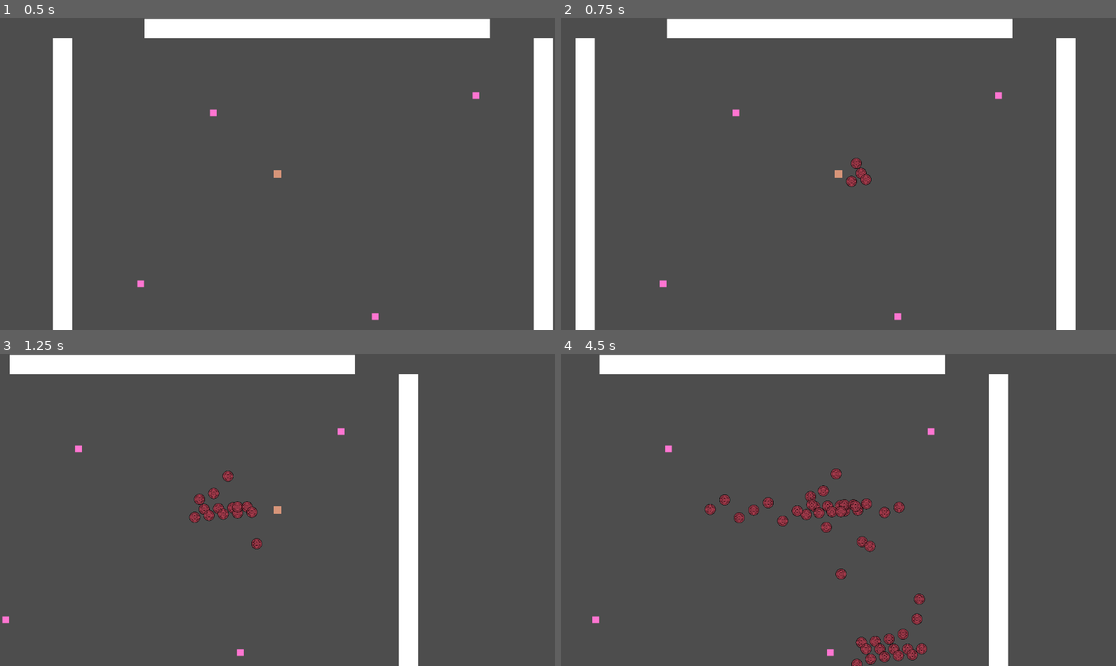
Above: before the commit, frames 1-4 (two rows, left to right).
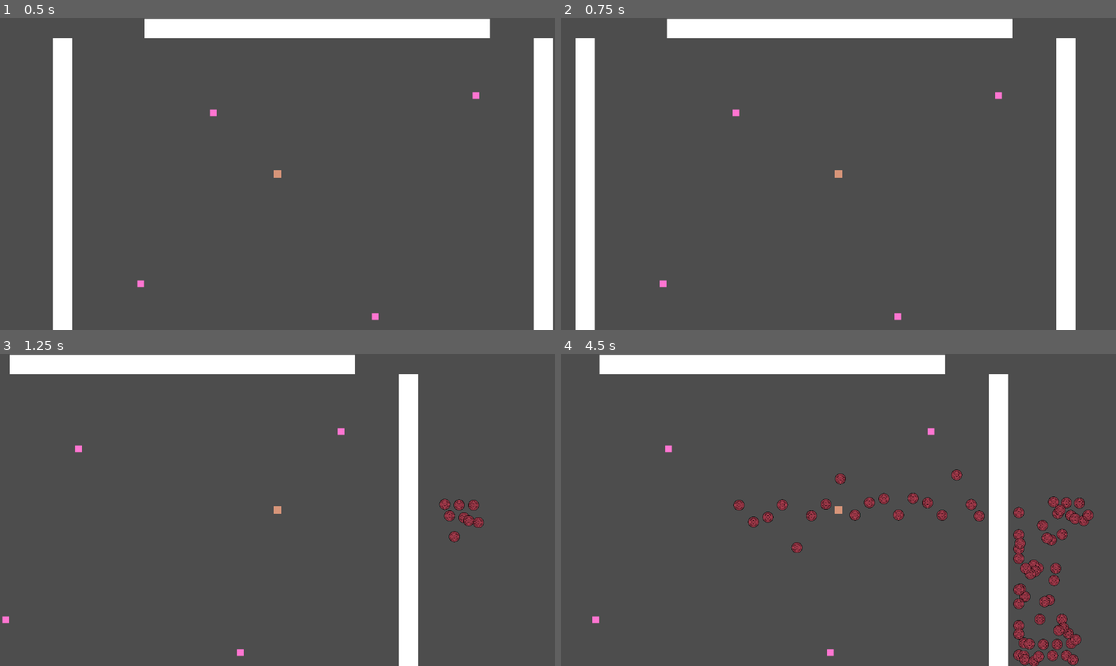
Above: after the commit, the same moments.

Repository: Simon014/PSLR2-Dungeon-Danmaku-Engine
Game: Godot game, scene res://RootScene.tscn
Two runs of this game, one before a commit and one after it. Both use one fixed random seed, a clock stepped at 60 frames per second and the inputs below.
Inputs (mouse positions are in pixels of both pictures, inside the frame that each line leads up to):
- Up to frame 1 (0.5 s): no input
- Up to frame 2 (0.75 s): tap Enter at 0.5 s; move the mouse to (960, 158) at 0.52 s; press the mouse at (960, 158) at 0.53 s; hold D (right) from 0.53 s (still down)
- Up to frame 3 (1.25 s): keep holding D (right); tap 1 (SPAttack1, bound only after the commit) at 0.8 s
- Up to frame 4 (4.5 s): move the mouse to (727, 525) at 1.27 s; release D (right) at 1.28 s; release the mouse at (727, 525) at 1.28 s; hold S (down) 1.28-2.03 s; tap 1 (SPAttack1, bound only after the commit) at 1.35, 2.3, 2.85, 3.8, 4.35 s; click (727, 525) at 1.55 s; move the mouse to (894, 441) at 2.02 s; press the mouse at (894, 441) at 2.03 s; hold D (right) 2.03-2.78 s; move the mouse to (810, 572) at 2.77 s; release the mouse at (810, 572) at 2.78 s; hold W (up) 2.78-3.53 s; click (810, 572) at 3.05 s; move the mouse to (1005, 556) at 3.52 s; press the mouse at (1005, 556) at 3.53 s; hold A (left) from 3.53 s (still down); move the mouse to (672, 463) at 4.27 s; release the mouse at (672, 463) at 4.28 s

Frame 1 is identical in both runs. In frame 2, 0.2% of the frame differs, in the area x 51-56%, y 44-55%; in frame 3, 1.1%; in frame 4, 5.4%, in the area x 25-96%, y 36-100%.

Commit message:
Cartesian plane attack iterator code done.

Diff:
--- /dev/null
+++ b/pslr-2-dungeon-danmaku-engine/DDEcore/core_attack_vars.gd
@@ -0,0 +1 @@
+extends Node
--- a/pslr-2-dungeon-danmaku-engine/Entities/player/PlayerController.gd
+++ b/pslr-2-dungeon-danmaku-engine/Entities/player/PlayerController.gd
@@ -4,10 +4,20 @@
 
 #attack iterating stats. saved locally.
 var AttackIterating = 0 #0 : no attack being iterated through. x : x attack being iterated through.
-var AttackCounter = -10
-var TimeSinceLastAttack = 0
+var AttackCounter = 0
+var TotalBullets = 10
+
+func attackIterate():
+	AttackIterating = 1
+	TotalBullets = 100
+	AttackCounter = 0
+	pass
 
 func attack():
+	if AttackIterating != 0:
+		if AttackCounter == TotalBullets:
+			AttackIterating = 0
+			return
 	var bullet = load("res://Entities/bullets/split/Bullet.tscn").instantiate()
 	bullet.position = position
 	bullet.TTL = 5
@@ -24,7 +34,7 @@
 	splitter.direction = Vector2.DOWN
 	bullet.splitinto = splitter
 	bullet.direction = position.direction_to(get_global_mouse_position())
-	attackhandler.CSAttackIterate(self,position,bullet,AttackCounter,func(x): return 1/pow(x,1/2) * 1/tan(x),10)
+	attackhandler.CSAttackIterate(self,position,bullet,AttackCounter - TotalBullets/2,func(x): return 1/pow(x,1/2) * 1/cos(2*x),10)
 	AttackCounter += 1
 	pass
 
@@ -32,6 +42,12 @@
 	velocity = Input.get_vector("left", "right","up","down") * corePlayerVars.speed
 	if (Input.is_action_pressed("slowdown")):
 		velocity = velocity / 3
+
+	if (Input.is_action_just_pressed("SPAttack1")):
+		if AttackIterating == 1:
+			pass
+		else:
+			attackIterate()
 	pass
 
 func _process(delta: float) -> void:
@@ -40,6 +56,6 @@
 
 
 func _on_atkcd_timeout() -> void:
-	if (Input.is_action_pressed("shoot normal")):
+	if AttackIterating != 0:
 		attack()
 	pass # Replace with function body.
--- a/pslr-2-dungeon-danmaku-engine/project.godot
+++ b/pslr-2-dungeon-danmaku-engine/project.godot
@@ -21,6 +21,7 @@
 corePartnerVars="*uid://dp50cooxrwpwk"
 coreGlobalConst="*uid://bdid8w2v6cxpw"
 coreDungeonEngine="*uid://bl2u32drdwx1y"
+coreAttackVars="*uid://dgfya0h7mi8n1"
 
 [input]
 
@@ -54,6 +55,11 @@
 "events": [Object(InputEventKey,"resource_local_to_scene":false,"resource_name":"","device":-1,"window_id":0,"alt_press …(195 unchanged characters)…
 ]
 }
+SPAttack1={
+"deadzone": 0.2,
+"events": [Object(InputEventKey,"resource_local_to_scene":false,"resource_name":"","device":-1,"window_id":0,"alt_pressed":false,"shift_pressed":false,"ctrl_pressed":false,"meta_pressed":false,"pressed":false,"keycode":0,"physical_keycode":49,"key_label":0,"unicode":49,"location":0,"echo":false,"script":null)
+]
+}
 
 [physics]
 
Not shown, added: pslr-2-dungeon-danmaku-engine/DDEcore/core_attack_vars.gd.uid
